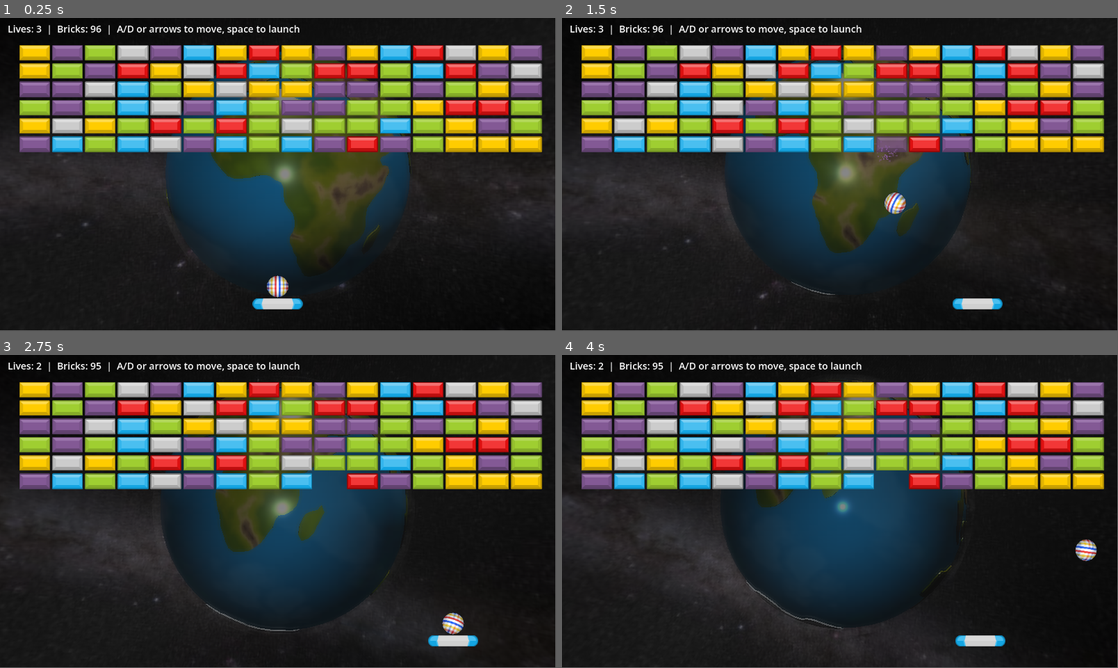
Above: before the commit, frames 1-4 (two rows, left to right).
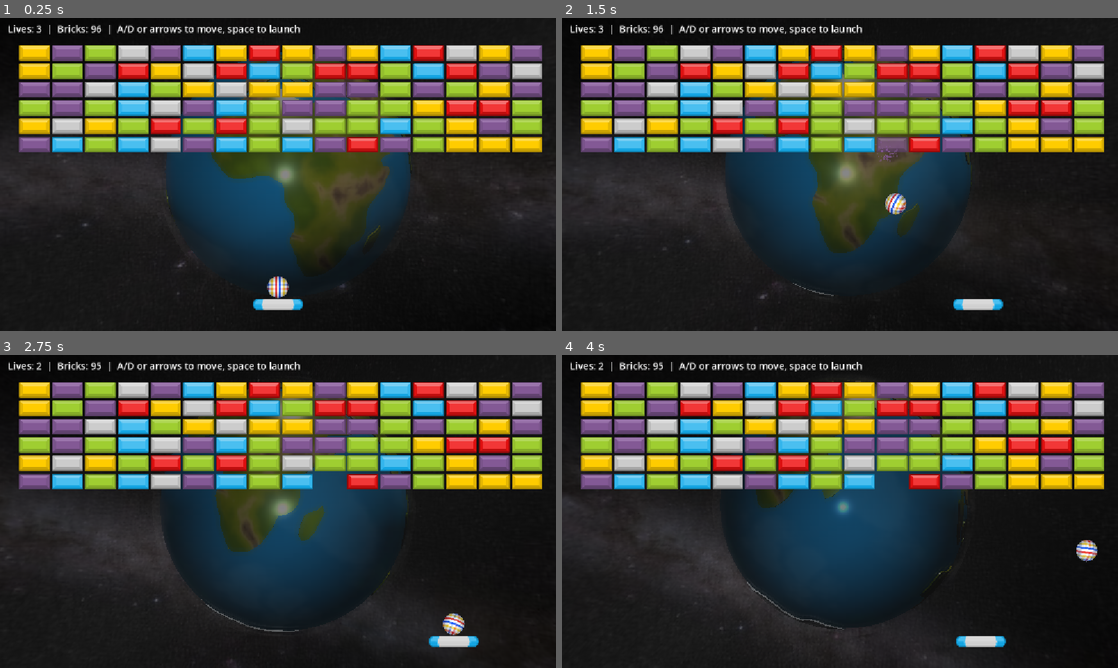
Above: after the commit, the same moments.

Repository: DrZanuff/breakout-2-5d
Game: Godot game, scene res://main_scene.tscn
Same seed, same stepped clock (60 frames per second), same inputs: the game is played once before the commit and once after it.
Inputs:
- Up to frame 1 (0.25 s): no input
- Up to frame 2 (1.5 s): tap Enter at 0.5 s; hold Right (move_right) 0.53-1.28 s; tap Space (launch_ball) at 0.6 s; hold Left (move_left) from 1.28 s (still down); tap R at 1.35 s
- Up to frame 3 (2.75 s): release Left (move_left) at 2.03 s; hold Right (move_right) from 2.03 s (still down); tap Space (launch_ball) at 2.1 s
- Up to frame 4 (4 s): tap R at 2.85 s; release Right (move_right) at 3.53 s; hold Left (move_left) from 3.53 s (still down); tap Space (launch_ball) at 3.6 s
In our replay, the window is 799x449 before the commit and 800x450 after it. These sizes can differ from the game's own. Grey fills any space a smaller window leaves; there, only what the larger window draws over its background counts as a difference.

The runs differ from the first frame. In frame 1, 4.6% of the frame differs, in the area x 1-100%, y 2-94%; in frame 2, 4.7%, in the area x 1-98%, y 2-100%; in frame 3, 4.6%; in frame 4, 4.6%.

Commit message:
update branch

Diff:
--- a/project.godot
+++ b/project.godot
@@ -15,6 +15,10 @@
 config/features=PackedStringArray("4.6", "GL Compatibility")
 config/icon="res://icon.svg"
 
+[display]
+
+window/stretch/mode="canvas_items"
+
 [physics]
 
 3d/physics_engine="Jolt Physics"
--- a/scenes/camera/camera_pivot.tscn
+++ b/scenes/camera/camera_pivot.tscn
@@ -1,6 +1,6 @@
 [gd_scene format=3 uid="uid://cwj1hqj3nfu2m"]
 
-[ext_resource type="Texture2D" uid="uid://da2mp5g5yky2r" path="res://eso0932a.jpg" id="1_643bh"]
+[ext_resource type="Texture2D" uid="uid://da2mp5g5yky2r" path="res://assets/eso0932a.jpg" id="1_643bh"]
 
 [sub_resource type="PanoramaSkyMaterial" id="PanoramaSkyMaterial_ibhhp"]
 panorama = ExtResource("1_643bh")
Renamed: eso0932a.jpg -> assets/eso0932a.jpg
Not shown, changed: assets/eso0932a.jpg.import
Binary file added: icon.png
Not shown, added: icon.png.import
Not shown, added: README.md
